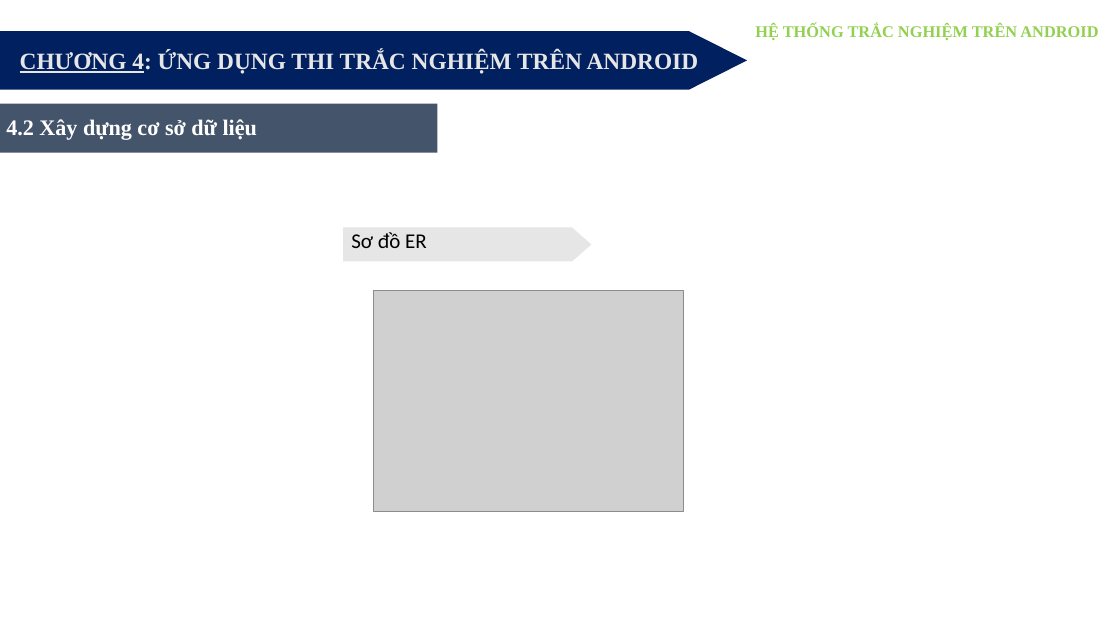
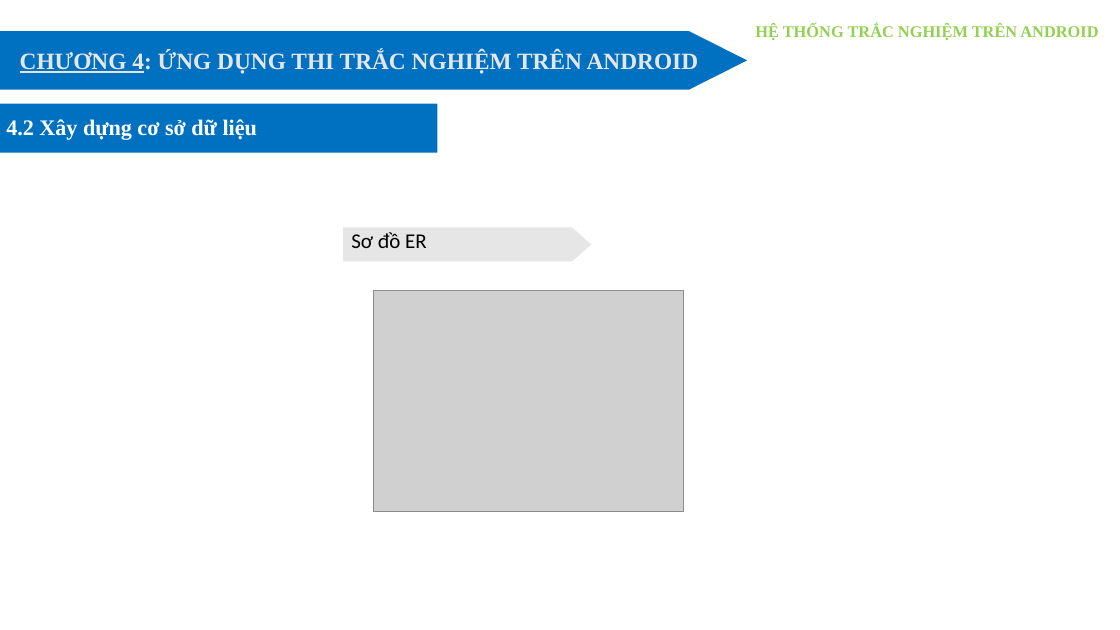
Before and after one commit to khanhcdt17/DoAnCoSo, a slide deck: slide 24 of WP.pptx. Drawn at 1120x630 pixels with LibreOffice and Linux fonts; fonts in the diff are those of the drawing; grey boxes stand for pictures. Boxes give left, top, right and bottom in pixels: in the first picture for what was removed or moved away, otherwise in the second. Text is boxed around its words. In the diff, an @@ line names an element or a change of style, - is before the commit and + after.

```diff
--- a/WP.pptx
+++ b/WP.pptx
@@ freeform shape at [0, 31, 747, 90]: fill #002060 to #0070C0 @@
@@ rectangle at [0, 103, 438, 152]: fill #44546A to #0070C0 @@
```
Also in this commit, not shown: 5 other slides changed, 2 slides added, 1 slide removed, 53 other files.
